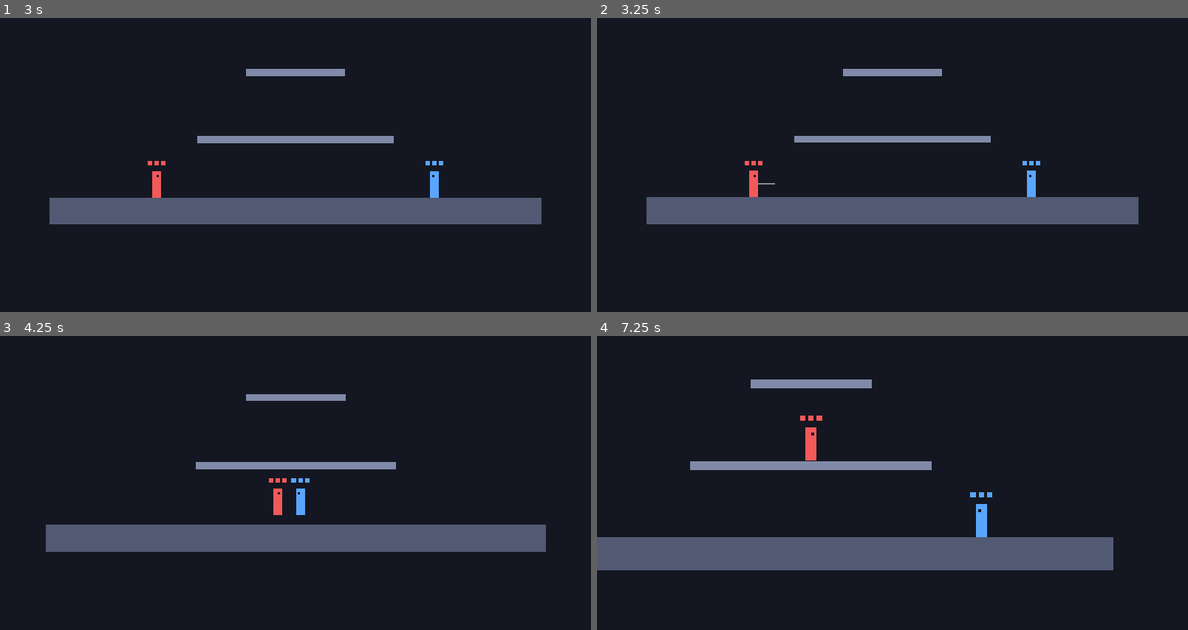
Above: before the commit, frames 1-4 (two rows, left to right).
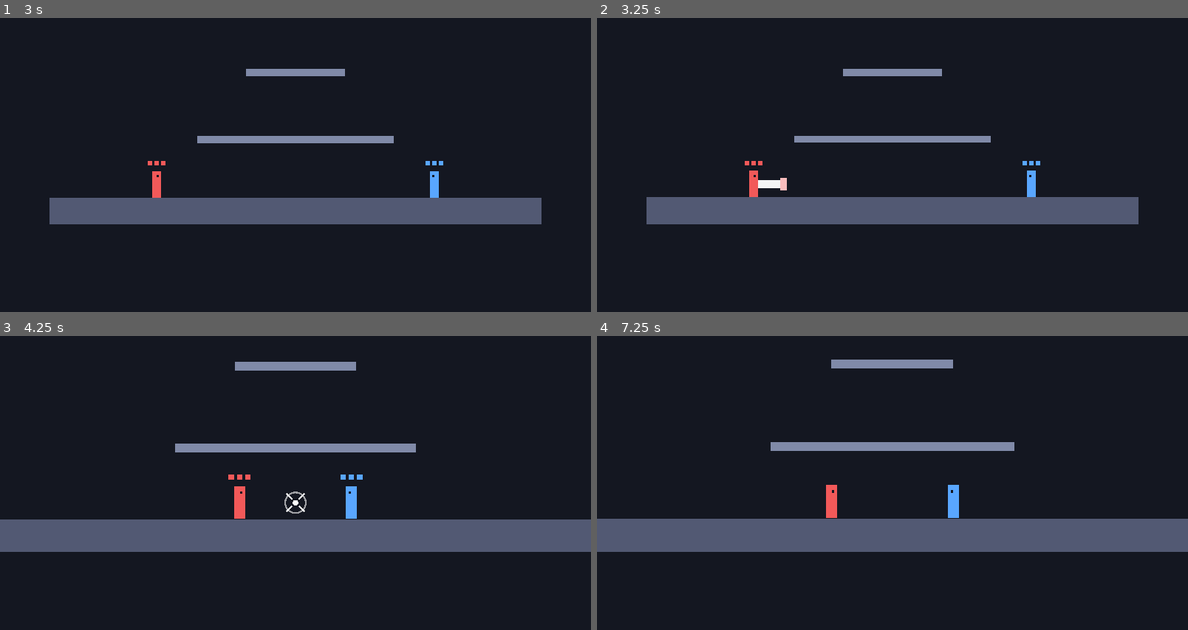
Above: after the commit, the same moments.

Repository: BBStain/jvtest
Game: Godot game, scene res://tests/sim_test.tscn
Two runs of this game, one before a commit and one after it. Both use one fixed random seed, a clock stepped at 60 frames per second and the inputs below. This scene is started directly instead of the project's main scene.
Inputs (mouse positions are in pixels of both pictures, inside the frame that each line leads up to):
- Up to frame 1 (3 s): tap Enter (restart) at 0.5, 2.75 s; move the mouse to (425, 167) at 0.52 s; hold D 0.53-2.03 s; tap F at 0.6 s; click (425, 167) at 0.67 s; tap Space at 0.77, 1.52 s; move the mouse to (177, 200) at 1.27 s; tap R at 1.35 s; click (177, 200) at 1.42 s; move the mouse to (354, 112) at 2.02 s; hold A 2.03-2.78 s; tap G at 2.1 s; click (354, 112) at 2.17 s; move the mouse to (265, 250) at 2.77 s; hold D from 2.78 s (still down); tap L at 2.85 s; click (265, 250) at 2.92 s
- Up to frame 2 (3.25 s): keep holding D; tap Space at 3.02 s
- Up to frame 3 (4.25 s): keep holding D; move the mouse to (472, 550) at 3.52 s; tap K at 3.6 s; click (472, 550) at 3.67 s; tap Space at 3.77 s
- Up to frame 4 (7.25 s): move the mouse to (715, 450) at 4.27 s; release D at 4.28 s; hold A 4.28-5.03 s; tap I at 4.35 s; click (715, 450) at 4.42 s; tap Space at 4.52, 6.02, 6.77 s; move the mouse to (922, 500) at 5.02 s; hold D 5.03-5.78 s; tap J at 5.1 s; click (922, 500) at 5.17 s; move the mouse to (803, 418) at 5.77 s; hold A from 5.78 s (still down); tap Keypad Enter at 5.85 s; click (803, 418) at 5.92 s; move the mouse to (1022, 485) at 6.52 s; tap F at 6.6 s; click (1022, 485) at 6.67 s

Frame 1 is identical in both runs. In frame 2, 0.2% of the frame differs, in the area x 27-33%, y 54-59%; in frame 3, 7.2%; in frame 4, 17%, in the area x 0-100%, y 8-80%.

Commit message:
Zone aérienne à gauche, zone plate à droite, attaque légère plus vive
À gauche du mur gauche, 8 pylônes flottants ; à droite du mur droit, un
long sol plat pour les duels. L'attaque légère part plus vite et projette
plus loin. Chaque contre laisse une marque sur le terrain qui s'efface en
3 secondes (orange quand une attaque lourde est contrée).

Co-Authored-By: Claude Opus 5.5 (1M context) <noreply@anthropic.com>
Claude-Session: https://claude.ai/code/session_01THvWsQSvKyigxsJfQsC1D9

Diff:
--- a/scenes/main.tscn
+++ b/scenes/main.tscn
@@ -13,6 +13,12 @@
 
 [sub_resource type="RectangleShape2D" id="Shape_Mur"]
 size = Vector2(80, 420)
+
+[sub_resource type="RectangleShape2D" id="Shape_Pylone"]
+size = Vector2(50, 170)
+
+[sub_resource type="RectangleShape2D" id="Shape_SolDuel"]
+size = Vector2(1200, 60)
 
 [node name="Main" type="Node2D"]
 script = ExtResource("1_game")
@@ -94,6 +100,134 @@
 offset_bottom = 210.0
 mouse_filter = 2
 color = Color(0.32, 0.35, 0.45, 1)
+
+[node name="ZoneAerienne" type="Node2D" parent="Map"]
+
+[node name="Pylone1" type="StaticBody2D" parent="Map/ZoneAerienne"]
+position = Vector2(-340, 430)
+
+[node name="Collision" type="CollisionShape2D" parent="Map/ZoneAerienne/Pylone1"]
+shape = SubResource("Shape_Pylone")
+
+[node name="Visuel" type="ColorRect" parent="Map/ZoneAerienne/Pylone1"]
+offset_left = -25.0
+offset_top = -85.0
+offset_right = 25.0
+offset_bottom = 85.0
+mouse_filter = 2
+color = Color(0.42, 0.5, 0.68, 1)
+
+[node name="Pylone2" type="StaticBody2D" parent="Map/ZoneAerienne"]
+position = Vector2(-540, 270)
+
+[node name="Collision" type="CollisionShape2D" parent="Map/ZoneAerienne/Pylone2"]
+shape = SubResource("Shape_Pylone")
+
+[node name="Visuel" type="ColorRect" parent="Map/ZoneAerienne/Pylone2"]
+offset_left = -25.0
+offset_top = -85.0
+offset_right = 25.0
+offset_bottom = 85.0
+mouse_filter = 2
+color = Color(0.42, 0.5, 0.68, 1)
+
+[node name="Pylone3" type="StaticBody2D" parent="Map/ZoneAerienne"]
+position = Vector2(-740, 480)
+
+[node name="Collision" type="CollisionShape2D" parent="Map/ZoneAerienne/Pylone3"]
+shape = SubResource("Shape_Pylone")
+
+[node name="Visuel" type="ColorRect" parent="Map/ZoneAerienne/Pylone3"]
+offset_left = -25.0
+offset_top = -85.0
+offset_right = 25.0
+offset_bottom = 85.0
+mouse_filter = 2
+color = Color(0.42, 0.5, 0.68, 1)
+
+[node name="Pylone4" type="StaticBody2D" parent="Map/ZoneAerienne"]
+position = Vector2(-930, 320)
+
+[node name="Collision" type="CollisionShape2D" parent="Map/ZoneAerienne/Pylone4"]
+shape = SubResource("Shape_Pylone")
+
+[node name="Visuel" type="ColorRect" parent="Map/ZoneAerienne/Pylone4"]
+offset_left = -25.0
+offset_top = -85.0
+offset_right = 25.0
+offset_bottom = 85.0
+mouse_filter = 2
+color = Color(0.42, 0.5, 0.68, 1)
+
+[node name="Pylone5" type="StaticBody2D" parent="Map/ZoneAerienne"]
+position = Vector2(-1120, 520)
+
+[node name="Collision" type="CollisionShape2D" parent="Map/ZoneAerienne/Pylone5"]
+shape = SubResource("Shape_Pylone")
+
+[node name="Visuel" type="ColorRect" parent="Map/ZoneAerienne/Pylone5"]
+offset_left = -25.0
+offset_top = -85.0
+offset_right = 25.0
+offset_bottom = 85.0
+mouse_filter = 2
+color = Color(0.42, 0.5, 0.68, 1)
+
+[node name="Pylone6" type="StaticBody2D" parent="Map/ZoneAerienne"]
+position = Vector2(-1310, 300)
+
+[node name="Collision" type="CollisionShape2D" parent="Map/ZoneAerienne/Pylone6"]
+shape = SubResource("Shape_Pylone")
+
+[node name="Visuel" type="ColorRect" parent="Map/ZoneAerienne/Pylone6"]
+offset_left = -25.0
+offset_top = -85.0
+offset_right = 25.0
+offset_bottom = 85.0
+mouse_filter = 2
+color = Color(0.42, 0.5, 0.68, 1)
+
+[node name="Pylone7" type="StaticBody2D" parent="Map/ZoneAerienne"]
+position = Vector2(-1500, 470)
+
+[node name="Collision" type="CollisionShape2D" parent="Map/ZoneAerienne/Pylone7"]
+shape = SubResource("Shape_Pylone")
+
+[node name="Visuel" type="ColorRect" parent="Map/ZoneAerienne/Pylone7"]
+offset_left = -25.0
+offset_top = -85.0
+offset_right = 25.0
+offset_bottom = 85.0
+mouse_filter = 2
+color = Color(0.42, 0.5, 0.68, 1)
+
+[node name="Pylone8" type="StaticBody2D" parent="Map/ZoneAerienne"]
+position = Vector2(-1680, 280)
+
+[node name="Collision" type="CollisionShape2D" parent="Map/ZoneAerienne/Pylone8"]
+shape = SubResource("Shape_Pylone")
+
+[node name="Visuel" type="ColorRect" parent="Map/ZoneAerienne/Pylone8"]
+offset_left = -25.0
+offset_top = -85.0
+offset_right = 25.0
+offset_bottom = 85.0
+mouse_filter = 2
+color = Color(0.42, 0.5, 0.68, 1)
+
+[node name="SolDuel" type="StaticBody2D" parent="Map"]
+position = Vector2(2130, 600)
+
+[node name="Collision" type="CollisionShape2D" parent="Map/SolDuel"]
+shape = SubResource("Shape_SolDuel")
+
+[node name="Visuel" type="ColorRect" parent="Map/SolDuel"]
+offset_left = -600.0
+offset_top = -30.0
+offset_right = 600.0
+offset_bottom = 30.0
+mouse_filter = 2
+color = Color(0.45, 0.36, 0.38, 1)
 
 [node name="SpawnPoints" type="Node2D" parent="."]
 
--- /dev/null
+++ b/scripts/clash_mark.gd
@@ -0,0 +1,30 @@
+class_name ClashMark
+extends Node2D
+## La marque laissée sur le terrain quand deux attaques se contrent.
+## Elle apparaît d'un coup, puis grossit doucement et s'efface en quelques secondes.
+
+const LIFETIME := 3.0          ## durée avant de disparaître complètement (en secondes)
+const SIZE := 14.0
+
+var color := Color(1, 1, 1)    ## blanc = deux attaques qui s'annulent, orange = attaque lourde contrée
+var _age := 0.0
+
+
+func _process(delta: float) -> void:
+	_age += delta
+	if _age >= LIFETIME:
+		queue_free()
+		return
+	queue_redraw()
+
+
+func _draw() -> void:
+	var t := _age / LIFETIME
+	var alpha := 1.0 - t * t
+	var flash := clampf(1.0 - _age / 0.15, 0.0, 1.0)   # gros éclat au tout début
+	var size := SIZE * (1.0 + t * 0.6)
+	draw_circle(Vector2.ZERO, size * 0.35 + flash * 14.0, Color(color, alpha))
+	draw_arc(Vector2.ZERO, size * 1.3, 0.0, TAU, 24, Color(color, alpha * 0.6), 3.0)
+	for i in 4:
+		var dir := Vector2.RIGHT.rotated(PI / 4.0 + i * PI / 2.0)
+		draw_line(dir * size * 0.6, dir * size * (1.6 + flash), Color(color, alpha), 3.0)
--- a/scripts/fighter.gd
+++ b/scripts/fighter.gd
@@ -46,9 +46,9 @@
 const AIR_DASHES := 1                   ## dashs possibles en l'air avant de retoucher le sol
 
 # --- Attaque légère (X) : un coup droit vers l'adversaire ---
-const ATTACK_STARTUP := 0.04            ## délai avant que le coup touche
-const ATTACK_ACTIVE := 0.10             ## durée pendant laquelle le coup peut toucher
-const ATTACK_COOLDOWN := 0.30           ## temps de recharge entre deux attaques
+const ATTACK_STARTUP := 0.02            ## délai avant que le coup touche
+const ATTACK_ACTIVE := 0.08             ## durée pendant laquelle le coup peut toucher
+const ATTACK_COOLDOWN := 0.22           ## temps de recharge entre deux attaques
 const ATTACK_REACH := 48.0              ## distance entre le centre du perso et le centre du coup
 const ATTACK_RADIUS := 26.0             ## taille de la zone qui touche
 const CLASH_LOCKOUT := 0.08             ## petit temps mort après un choc d'attaques
@@ -61,14 +61,14 @@
 const HEAVY_TIP_RADIUS := 24.0          ## taille de la zone qui touche au bout de l'arme
 const HEAVY_ARC_START := -100.0         ## angle de départ en degrés (-90 = droit au-dessus de la tête)
 const HEAVY_ARC_END := 32.0             ## angle d'arrivée (à hauteur des pieds, devant soi)
-const HEAVY_KNOCKBACK := 650.0
+const HEAVY_KNOCKBACK := 850.0
 const COUNTER_COOLDOWN_MULT := 2.0      ## contrer une attaque lourde avec une légère : recharge x2
 
 # --- Coup reçu ---
 const INVINCIBLE_TIME := 0.55           ## doit rester plus long que ATTACK_COOLDOWN
-const HIT_KNOCKBACK := 420.0
+const HIT_KNOCKBACK := 620.0
 const CLASH_PUSH := 450.0
-const KNOCKBACK_TIME := 0.15            ## durée pendant laquelle on contrôle moins bien après un coup / un choc
+const KNOCKBACK_TIME := 0.22            ## durée pendant laquelle on contrôle moins bien après un coup / un choc
 const KNOCKBACK_ACCEL := 1500.0
 
 const START_LIVES := 3
--- a/scripts/game.gd
+++ b/scripts/game.gd
@@ -11,13 +11,13 @@
 	Color(1.0, 0.85, 0.3),    # Joueur 4 : jaune
 ]
 ## Au-delà de ces limites, le joueur est sorti de la map et perd une vie.
-const BLAST_ZONE := Rect2(-850, -700, 2980, 1650)
+const BLAST_ZONE := Rect2(-2150, -700, 5400, 1650)
 const RESTART_DELAY := 1.0   ## évite de relancer par erreur en martelant les boutons
 const LOBBY_SCENE := "res://scenes/lobby.tscn"
 
 # --- Caméra : elle suit le milieu des joueurs et dézoome quand ils s'éloignent ---
 const CAMERA_MARGIN := Vector2(700, 450)   ## espace gardé autour des joueurs (en pixels)
-const CAMERA_ZOOM_MIN := 0.55              ## zoom le plus éloigné (plus petit = voit plus loin)
+const CAMERA_ZOOM_MIN := 0.3               ## zoom le plus éloigné (plus petit = voit plus loin)
 const CAMERA_ZOOM_MAX := 1.2               ## zoom le plus proche
 const CAMERA_SMOOTHING := 4.0              ## plus grand = la caméra réagit plus vite
 
@@ -131,8 +131,18 @@
 				push = Vector2(-1.0, 0.0)
 			push.y = 0.0
 			push = push.normalized()
+			var heavy_countered := a.is_heavy_attack() != b.is_heavy_attack()
+			_spawn_clash_mark((a.attack_center() + b.attack_center()) / 2.0, heavy_countered)
 			a.clash(push, b.is_heavy_attack() and not a.is_heavy_attack())
 			b.clash(-push, a.is_heavy_attack() and not b.is_heavy_attack())
+
+
+## Laisse une marque sur le terrain à l'endroit du contre (orange si une attaque lourde a été contrée).
+func _spawn_clash_mark(where: Vector2, heavy_countered: bool) -> void:
+	var mark := ClashMark.new()
+	mark.position = where
+	mark.color = Color(1.0, 0.6, 0.2) if heavy_countered else Color(1, 1, 1)
+	add_child(mark)
 
 
 func _resolve_hits() -> void:
--- a/tests/sim_test.gd
+++ b/tests/sim_test.gd
@@ -82,6 +82,12 @@
 	check(p1.lives == 3 and p2.lives == 3, "Choc : vies %d / %d" % [p1.lives, p2.lives])
 	check(p1.position.x < 570 and p2.position.x > 710, "Choc : les deux repoussés (x = %.0f / %.0f)" % [p1.position.x, p2.position.x])
 	check(p1.can_attack(), "Choc : J1 peut ré-attaquer vite")
+	var marks := game.get_children().filter(func(n): return n is ClashMark)
+	check(marks.size() == 1, "Choc : une marque apparaît sur le terrain (%d)" % marks.size())
+	await shot("09_marque_contre")
+	await step(200)
+	marks = game.get_children().filter(func(n): return n is ClashMark)
+	check(marks.is_empty(), "Choc : la marque s'est effacée après quelques secondes")
 
 	# 4b) Attaque lourde : l'arc touche un adversaire proche, devant soi
 	await new_game()
Not shown: 1 places in scenes/main.tscn that only renumber resources
Not shown, changed: README.md
